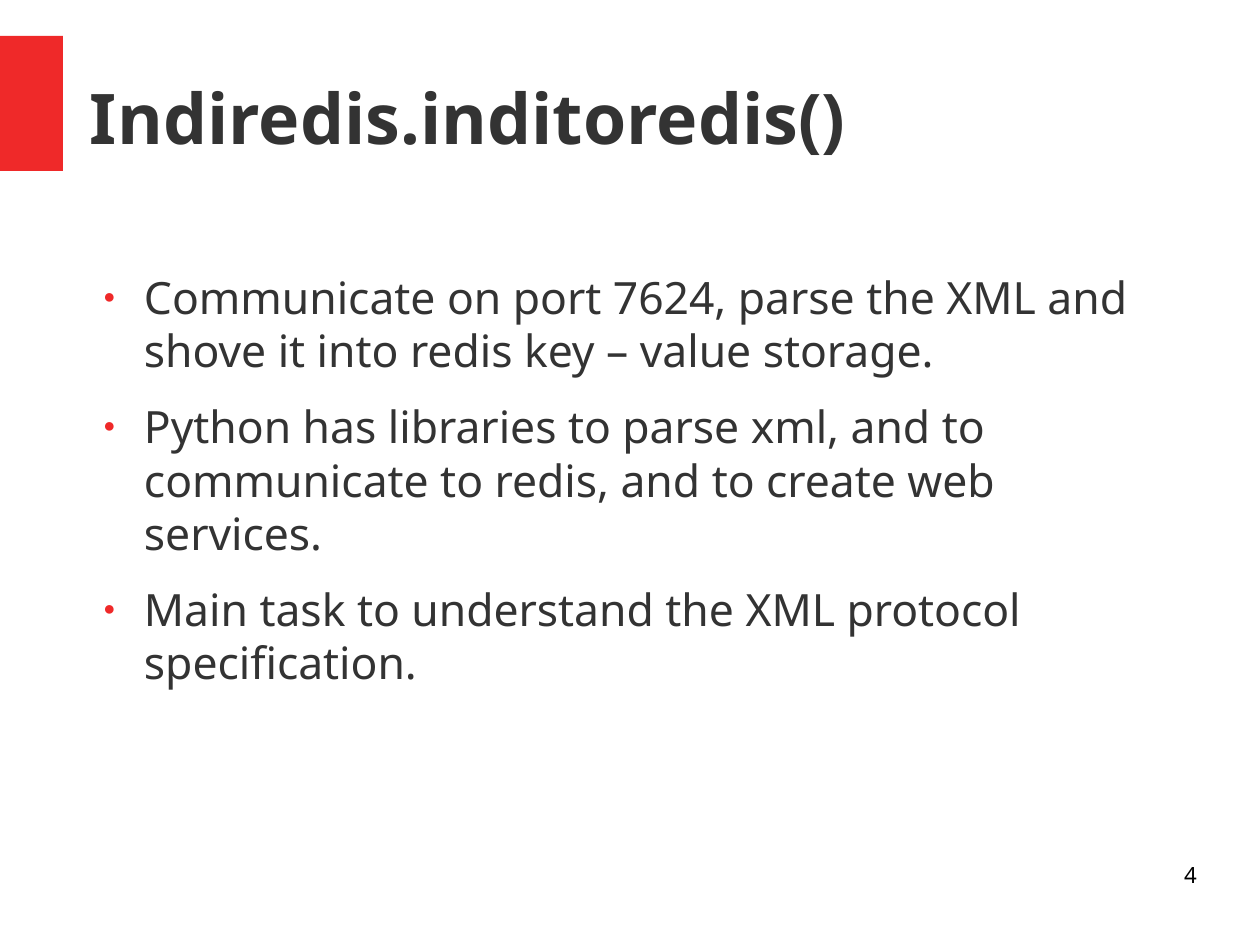
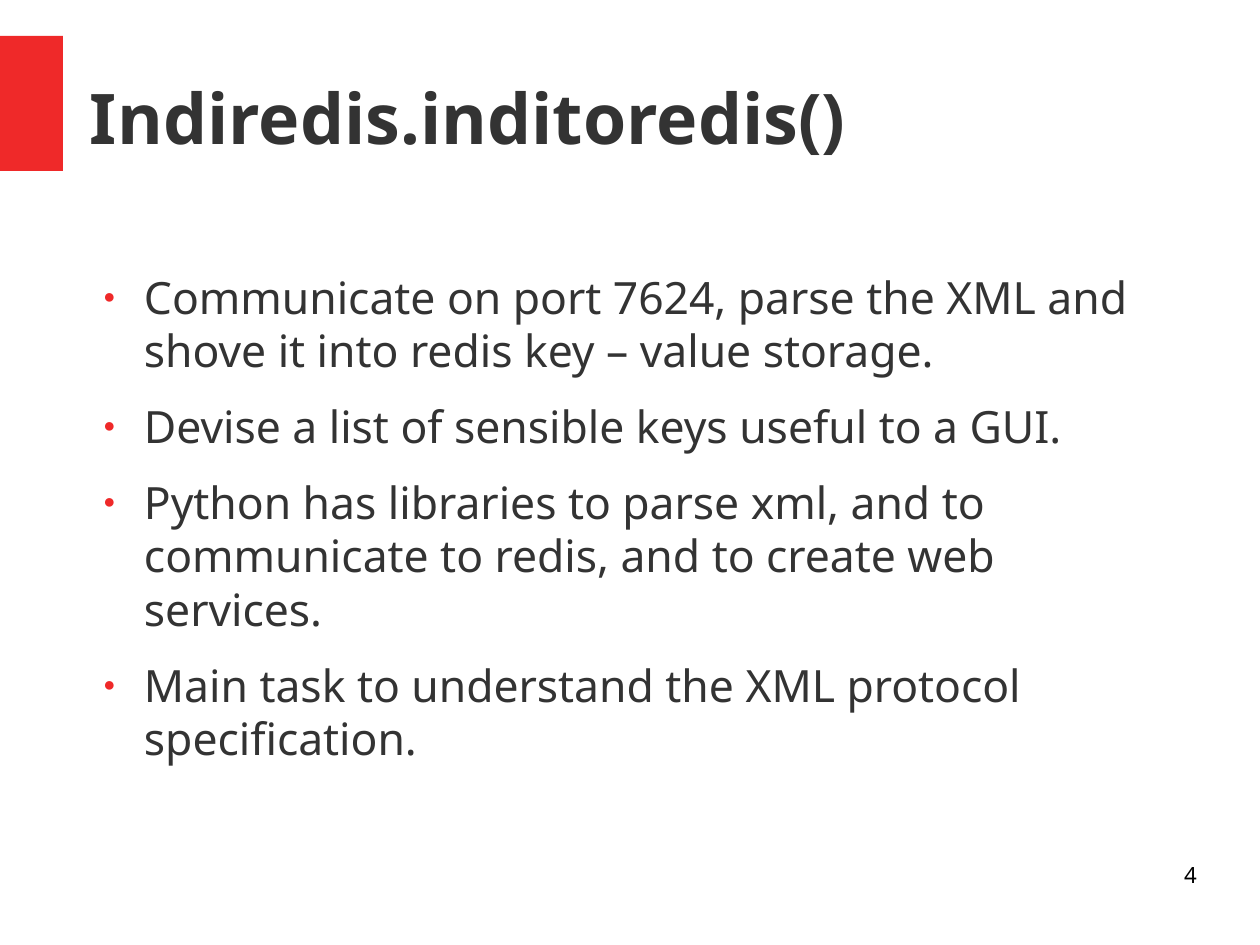
Before and after one commit to bernie-skipole/indi, a slide deck: slide 4 of indislides.odp. Drawn at 1260x945 pixels with LibreOffice and Linux fonts; fonts in the diff are those of the drawing. Boxes give left, top, right and bottom in pixels: in the first picture for what was removed or moved away, otherwise in the second. Text is boxed around its words. In the diff, an @@ line names an element or a change of style, - is before the commit and + after.

```diff
--- a/indislides.odp
+++ b/indislides.odp
@@ text at (144, 409, 1062, 454): paragraph added @@
+● Devise a list of sensible keys useful to a GUI.
```
Also in this commit, not shown: 7 other slides changed, 2 slides added.
